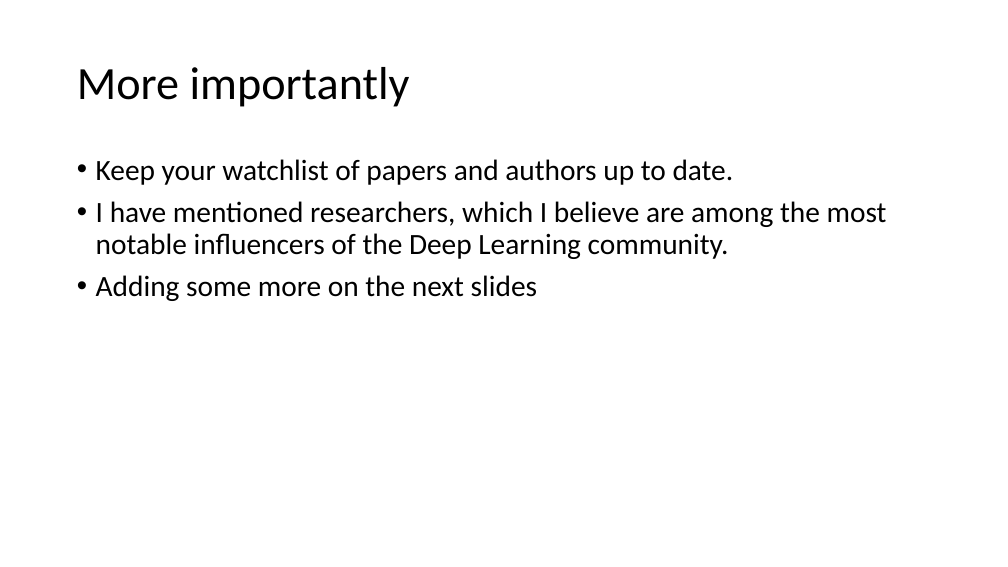
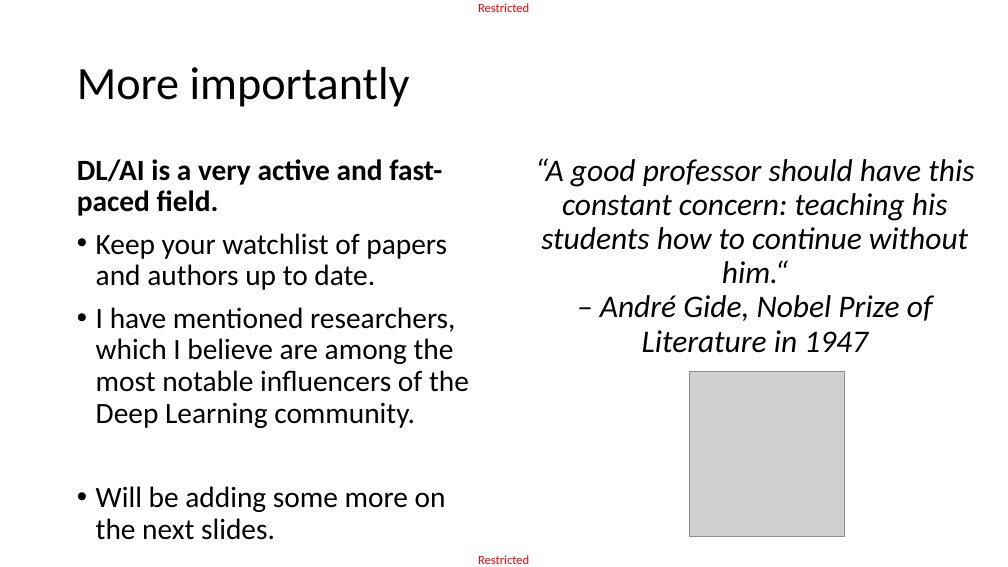
Before and after one commit to matthieudemari/SUTD_DL_50_039, a slide deck: slide 22 of W13/W13S1.pptx (slide 20 before the commit). Drawn at 1008x567 pixels with LibreOffice and Linux fonts; fonts in the diff are those of the drawing; grey boxes stand for pictures. Boxes give left, top, right and bottom in pixels: in the first picture for what was removed or moved away, otherwise in the second. Text is boxed around its words. In the diff, an @@ line names an element or a change of style, - is before the commit and + after.

```diff
--- a/W13/W13S1.pptx
+++ b/W13/W13S1.pptx
@@ text added at (478, 3, 529, 12), 12 pt, text #FF0000 @@
+Restricted
@@ text at (77, 159, 442, 216): paragraph added @@
+DL/AI is a very active and fast-paced field.
@@ text added at (535, 158, 974, 353), 30 pt, text #000000, italic @@
+“A good professor should have this constant concern: teaching his students how to continue without him.“
+– André Gide, Nobel Prize of Literature in 1947
@@ picture added at (689, 371, 845, 537) @@
@@ text at (96, 486, 446, 540): text changed @@
-• Adding some more on the next slides
+• Will be adding some more on the next slides.
@@ text added at (478, 555, 529, 564), 12 pt, text #FF0000 @@
+Restricted
```
Also in this commit, not shown: 28 other slides changed, 1 slide added, 1 other file.
